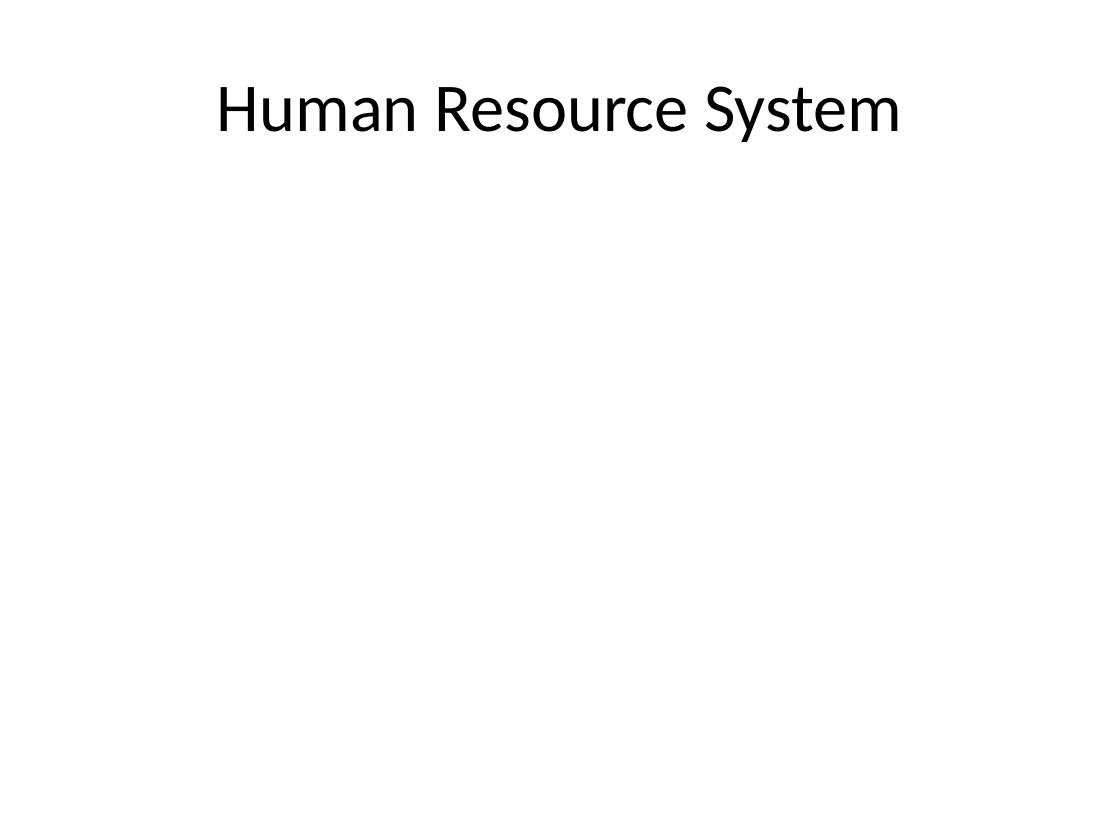
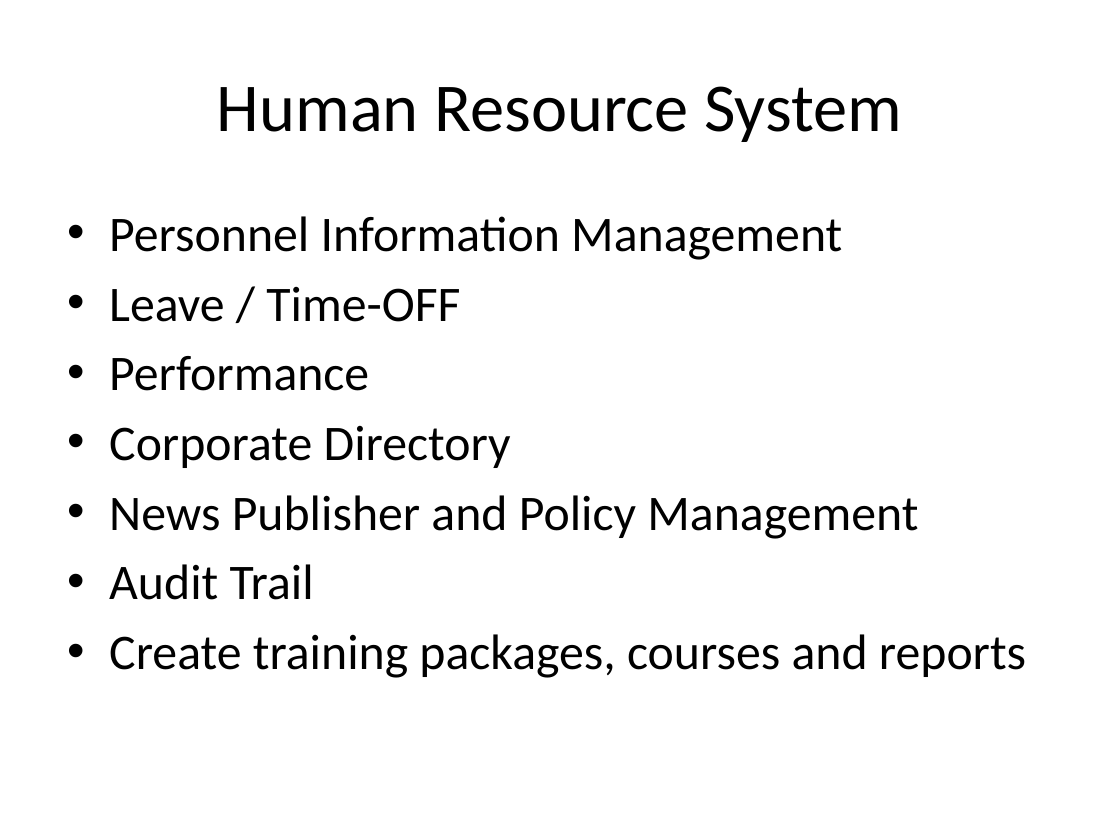
Before and after one commit to raselahmmedgit/fscd-hrpfs-docs, a slide deck: slide 5 of Proposal Docs/hr_proposal.pptx. Drawn at 1120x840 pixels with LibreOffice and Linux fonts; fonts in the diff are those of the drawing. Boxes give left, top, right and bottom in pixels: in the first picture for what was removed or moved away, otherwise in the second. Text is boxed around its words. In the diff, an @@ line names an element or a change of style, - is before the commit and + after.

```diff
--- a/Proposal Docs/hr_proposal.pptx
+++ b/Proposal Docs/hr_proposal.pptx
@@ text added at (109,216,1026,678), 32 pt, text #000000 @@
+• Personnel Information Management
+• Leave / Time-OFF
+• Performance
+• Corporate Directory
+• News Publisher and Policy Management
+• Audit Trail
+• Create training packages, courses and reports
```
Also in this commit, not shown: 4 other slides changed.
